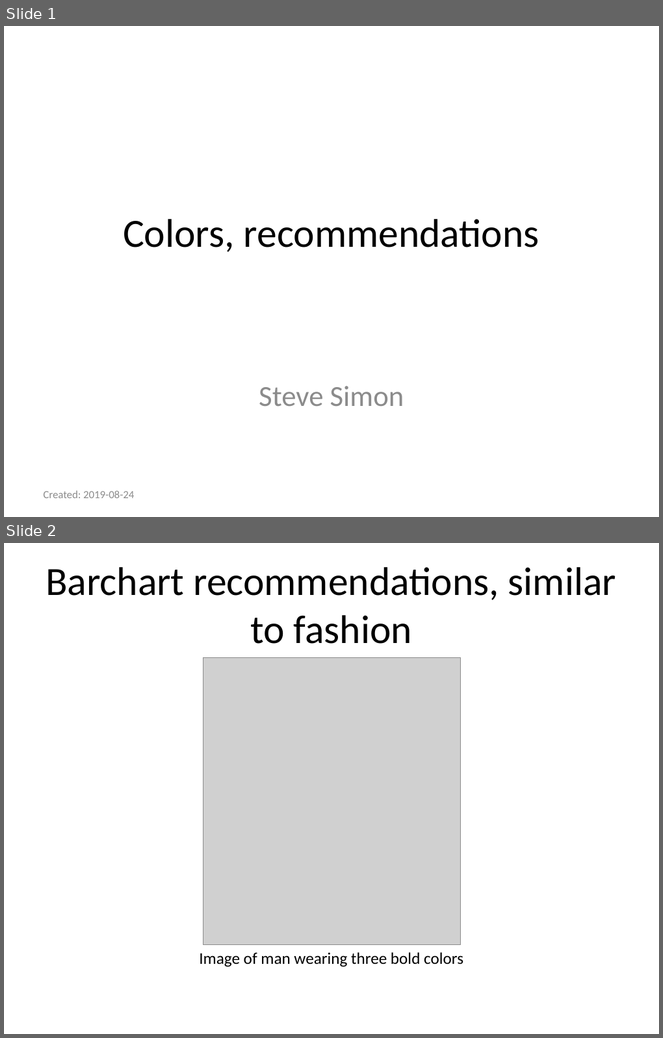
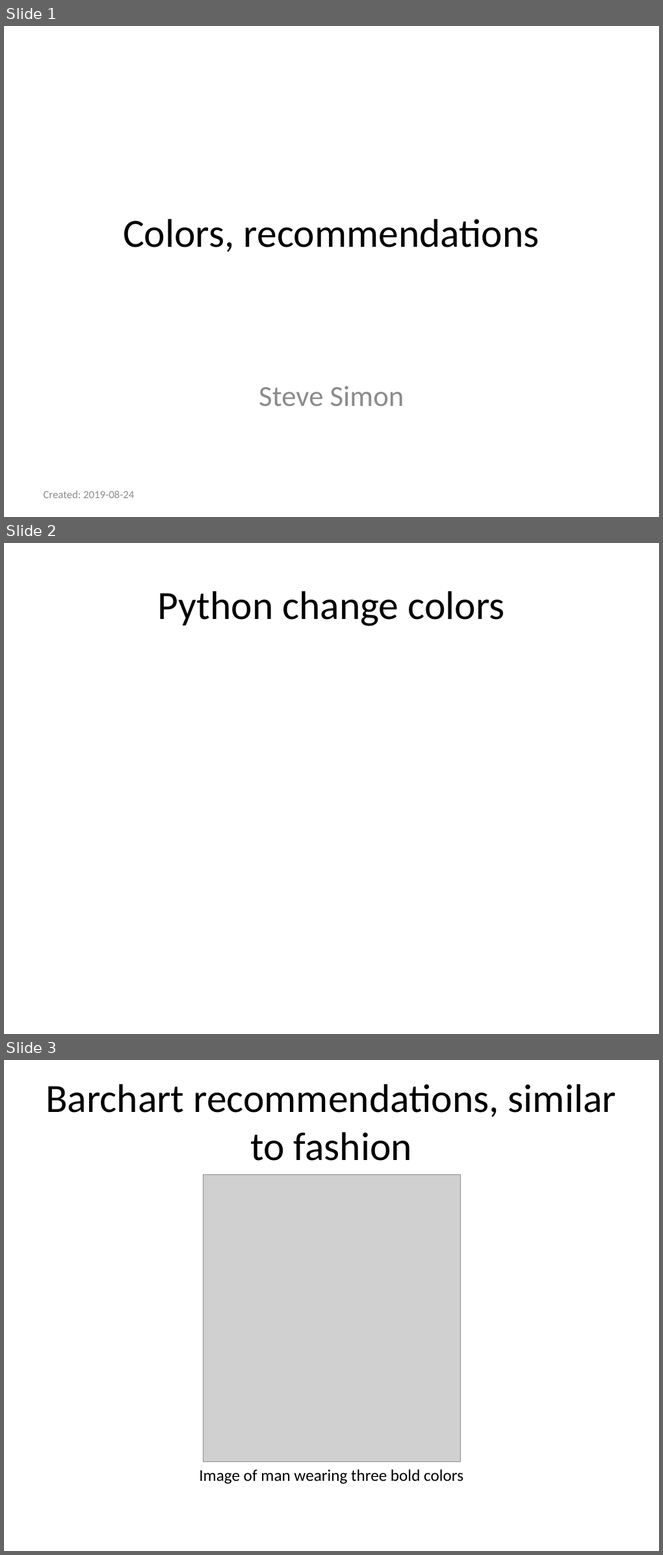
Before and after one commit to pmean/data-visualization, a slide deck: data-viz-02/component/recommendations-colors.pptx. Shown one above the other, each under a label of ours: slides 1 and 2 before the commit, slides 1, 2 and 3 after it. The pictures are 663x1038 and 663x1555 pixels, drawn with LibreOffice and Linux fonts; fonts in the diff are those of the drawing; grey boxes stand for pictures. Boxes give left, top, right and bottom in pixels: in the first picture for what was removed or moved away, otherwise in the second. Text is boxed around its words. In the diff, an @@ line names an element or a change of style, - is before the commit and + after.

Commit message:
Added hcl to tutorial-color

```diff
--- a/data-viz-02/component/recommendations-colors.pptx
+++ b/data-viz-02/component/recommendations-colors.pptx
@@ slide 2 added at (x1=4, y1=543, x2=659, y2=1034), background #FFFFFF @@
@@ title added at (x1=157, y1=591, x2=505, y2=626), 44 pt, text #000000 @@
+Python change colors
@@ what was slide 2 is now slide 3 @@
```
Also in this commit, not shown: 34 other files.
